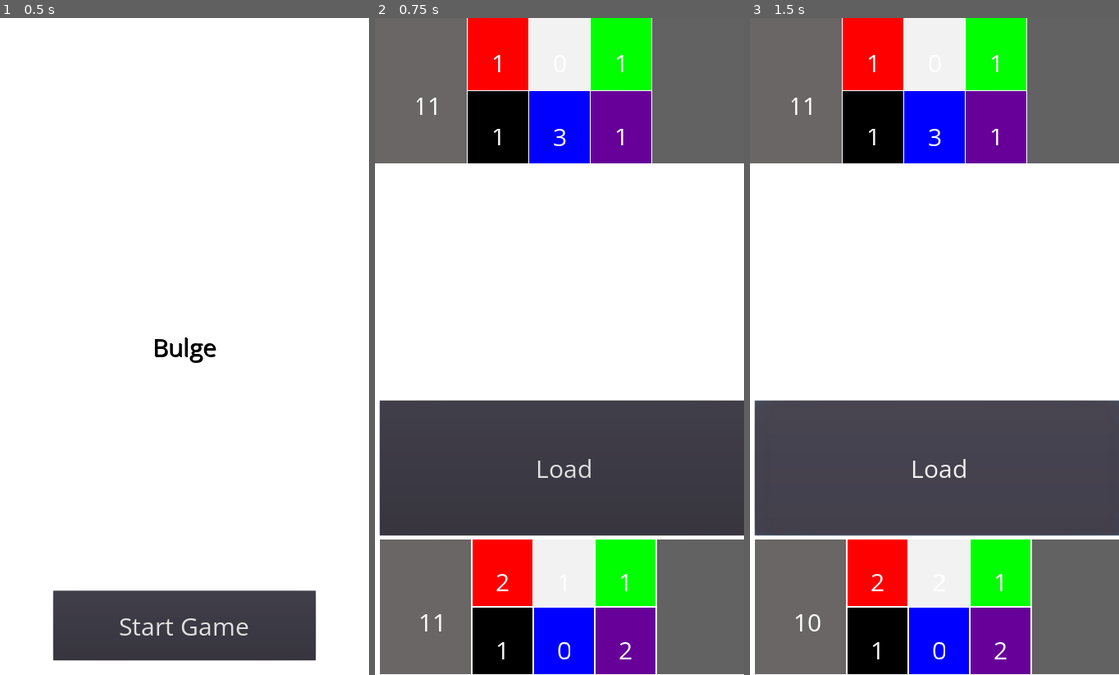
Above: before the commit, frames 1-3 (left to right).
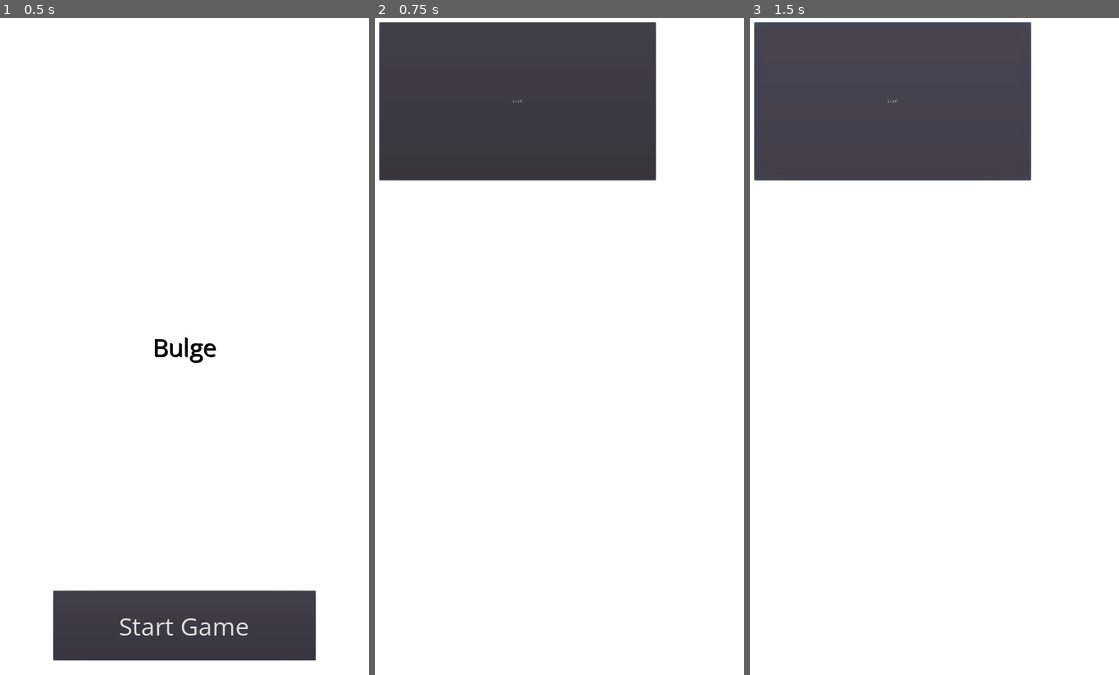
Above: after the commit, the same moments.

Repository: lieuzhenghong/bulge
Game: Godot game, scene res://TitleScreen.tscn
Same seed, same stepped clock (60 frames per second), same inputs: the game is played once before the commit and once after it.
Inputs:
- Up to frame 1 (0.5 s): no input
- Up to frame 2 (0.75 s): click "Start Game" at 0.5 s
- Up to frame 3 (1.5 s): click "Load" at 1.25 s

Frame 1 is identical in both runs. In frame 2, 62% of the frame differs, in the area x 0-100%, y 0-100%; in frame 3, 62%.
Error after the commit: Invalid get index 'DECKPILE_EMPTY' (on base: 'null instance'). (res://Pile/Piles.gd:7)

Commit message:
temp

Diff:
--- a/ActivePlayer.tscn
+++ /dev/null
@@ -1,36 +0,0 @@
-[gd_scene load_steps=4 format=2]
-
-[ext_resource path="res://Player.tscn" type="PackedScene" id=1]
-[ext_resource path="res://assets/OpenSans-VariableFont_wdth,wght.ttf" type="DynamicFontData" id=5]
-
-[sub_resource type="DynamicFont" id=1]
-size = 72
-font_data = ExtResource( 5 )
-
-[node name="ActivePlayer" instance=ExtResource( 1 )]
-
-[node name="ActionArea" type="VSplitContainer" parent="." index="0"]
-margin_right = 1080.0
-margin_bottom = 394.0
-size_flags_horizontal = 3
-size_flags_vertical = 3
-
-[node name="LoadButton" type="Button" parent="ActionArea" index="0"]
-margin_right = 1080.0
-margin_bottom = 394.0
-custom_fonts/font = SubResource( 1 )
-text = "Load"
-
-[node name="HandArea" parent="." index="1"]
-margin_top = 406.0
-
-[node name="Deck" parent="HandArea" index="0"]
-margin_bottom = 394.0
-
-[node name="Hand" parent="HandArea" index="1"]
-margin_bottom = 394.0
-
-[node name="DiscardPile" parent="HandArea" index="2"]
-margin_bottom = 394.0
-
-[connection signal="pressed" from="ActionArea/LoadButton" to="." method="_on_LoadButton_pressed"]
--- /dev/null
+++ b/Actors/ActivePlayer.tscn
@@ -0,0 +1,7 @@
+[gd_scene load_steps=2 format=2]
+
+[ext_resource path="res://Pile/Piles.tscn" type="PackedScene" id=1]
+
+[node name="Node" type="Node"]
+
+[node name="Piles" parent="." instance=ExtResource( 1 )]
--- /dev/null
+++ b/Actors/OpponentPlayer.tscn
@@ -0,0 +1,3 @@
+[gd_scene format=2]
+
+[node name="Node" type="Node"]
--- /dev/null
+++ b/Actors/Player.tscn
@@ -0,0 +1,3 @@
+[gd_scene format=2]
+
+[node name="Node" type="Node"]
--- a/Deck.gd
+++ /dev/null
@@ -1,10 +0,0 @@
-extends "res://Pile.gd"
-# Called when the node enters the scene tree for the first time.
-func _ready():
-	self.contents = [3,3,3,3,3,3]
-
-func _process(_delta):
-	var sum = 0
-	for i in range(self.contents.size()):
-		sum += self.contents[i]
-	$Label.text = str(sum)
--- a/Deck.tscn
+++ /dev/null
@@ -1,26 +0,0 @@
-[gd_scene load_steps=4 format=2]
-
-[ext_resource path="res://Deck.gd" type="Script" id=1]
-[ext_resource path="res://assets/OpenSans-VariableFont_wdth,wght.ttf" type="DynamicFontData" id=2]
-
-[sub_resource type="DynamicFont" id=1]
-size = 72
-font_data = ExtResource( 2 )
-
-[node name="Deck" type="ColorRect"]
-margin_right = 40.0
-margin_bottom = 40.0
-script = ExtResource( 1 )
-
-[node name="Label" type="Label" parent="."]
-anchor_left = 0.5
-anchor_top = 0.5
-anchor_right = 0.5
-anchor_bottom = 0.5
-margin_left = -20.0
-margin_top = -7.0
-margin_right = 20.0
-margin_bottom = 7.0
-custom_fonts/font = SubResource( 1 )
-align = 1
-valign = 1
--- a/DiscardPile.gd
+++ /dev/null
@@ -1,14 +0,0 @@
-extends "res://Pile.gd"
-
-# Declare member variables here. Examples:
-# var a = 2
-# var b = "text"
-
-
-# Called when the node enters the scene tree for the first time.
-func _ready():
-	pass # Replace with function body.
-
-# Called every frame. 'delta' is the elapsed time since the previous frame.
-#func _process(delta):
-#	pass
--- a/GameGlobals.gd
+++ /dev/null
@@ -1,16 +0,0 @@
-extends Node
-
-
-# Declare member variables here. Examples:
-# var a = 2
-# var b = "text"
-export var turn = 1
-
-# Called when the node enters the scene tree for the first time.
-func _ready():
-	pass
-
-
-# Called every frame. 'delta' is the elapsed time since the previous frame.
-#func _process(delta):
-#	pass
--- a/GameGlobals.tscn
+++ b/GameGlobals.tscn
@@ -1,8 +1,55 @@
 [gd_scene load_steps=5 format=2]
 
-[ext_resource path="res://GameGlobals.gd" type="Script" id=1]
-[ext_resource path="res://Stack.gd" type="Script" id=2]
 [ext_resource path="res://Trigger.gd" type="Script" id=3]
+
+[sub_resource type="GDScript" id=2]
+script/source = "extends Node
+
+
+# Declare member variables here. Examples:
+# var a = 2
+# var b = \"text\"
+export var turn = 1
+
+# Called when the node enters the scene tree for the first time.
+func _ready():
+	pass
+
+
+# Called every frame. 'delta' is the elapsed time since the previous frame.
+#func _process(delta):
+#	pass
+
+
+"
+
+[sub_resource type="GDScript" id=3]
+script/source = "extends Node
+
+
+# Declare member variables here. Examples:
+# var a = 2
+# var b = \"text\"
+
+export var stack = []
+
+# Called when the node enters the scene tree for the first time.
+func _ready():
+	pass # Replace with function body.
+
+
+# Called every frame. 'delta' is the elapsed time since the previous frame.
+#func _process(delta):
+#	pass
+
+func push(trigger):
+	pass
+
+# Pop
+func pop():
+	pass
+
+"
 
 [sub_resource type="GDScript" id=1]
 script/source = "extends \"Trigger.gd\"
@@ -14,10 +61,10 @@
 "
 
 [node name="GameGlobals" type="Node"]
-script = ExtResource( 1 )
+script = SubResource( 2 )
 
 [node name="Stack" type="Node" parent="."]
-script = ExtResource( 2 )
+script = SubResource( 3 )
 
 [node name="Trigger" type="Node" parent="."]
 script = ExtResource( 3 )
--- /dev/null
+++ b/Globals.gd
@@ -0,0 +1,3 @@
+extends Node
+
+const DECK_EMPTY = 1
--- a/Hand.gd
+++ /dev/null
@@ -1,20 +0,0 @@
-extends "res://Pile.gd"
-
-# Called when the node enters the scene tree for the first time.
-func _ready():
-	self.contents = [0,0,0,0,0,0]
-	$GridContainer/RedManaButton.color = Color(1, 0, 0, 1)
-	$GridContainer/WhiteManaButton.color = Color(0.95, 0.95, 0.95, 1)
-	$GridContainer/GreenManaButton.color = Color(0, 1, 0, 1)
-	$GridContainer/BlackManaButton.color = Color(0, 0, 0, 1)
-	$GridContainer/BlueManaButton.color = Color(0, 0, 1, 1)
-	$GridContainer/PurpleManaButton.color = Color(0.4, 0, 0.6, 1)
-
-# TODO obviously dirty as hell, don't hardcode these values
-func _process(_delta):
-	$GridContainer/RedManaButton.mana_value = self.contents[0]
-	$GridContainer/WhiteManaButton.mana_value = self.contents[1]
-	$GridContainer/GreenManaButton.mana_value = self.contents[2]
-	$GridContainer/BlackManaButton.mana_value = self.contents[3]
-	$GridContainer/BlueManaButton.mana_value = self.contents[4]
-	$GridContainer/PurpleManaButton.mana_value = self.contents[5]
--- a/Hand.tscn
+++ /dev/null
@@ -1,45 +0,0 @@
-[gd_scene load_steps=3 format=2]
-
-[ext_resource path="res://Hand.gd" type="Script" id=1]
-[ext_resource path="res://ManaButton.tscn" type="PackedScene" id=2]
-
-[node name="Hand" type="ColorRect"]
-script = ExtResource( 1 )
-
-[node name="GridContainer" type="GridContainer" parent="."]
-anchor_right = 1.0
-anchor_bottom = 1.0
-size_flags_horizontal = 3
-size_flags_vertical = 3
-columns = 3
-
-[node name="RedManaButton" parent="GridContainer" instance=ExtResource( 2 )]
-margin_right = 0.0
-margin_bottom = 0.0
-
-[node name="WhiteManaButton" parent="GridContainer" instance=ExtResource( 2 )]
-margin_left = 4.0
-margin_right = 4.0
-margin_bottom = 0.0
-
-[node name="GreenManaButton" parent="GridContainer" instance=ExtResource( 2 )]
-margin_left = 8.0
-margin_right = 8.0
-margin_bottom = 0.0
-
-[node name="BlackManaButton" parent="GridContainer" instance=ExtResource( 2 )]
-margin_top = 4.0
-margin_right = 0.0
-margin_bottom = 4.0
-
-[node name="BlueManaButton" parent="GridContainer" instance=ExtResource( 2 )]
-margin_left = 4.0
-margin_top = 4.0
-margin_right = 4.0
-margin_bottom = 4.0
-
-[node name="PurpleManaButton" parent="GridContainer" instance=ExtResource( 2 )]
-margin_left = 8.0
-margin_top = 4.0
-margin_right = 8.0
-margin_bottom = 4.0
--- a/LoadTrigger.gd
+++ /dev/null
@@ -1,9 +0,0 @@
-extends "Trigger.gd"
-
-signal load_resolved
-
-func resolve():
-	var mana = $HandArea/Hand.receive_mana($HandArea/Deck.give_random_mana())
-	if mana == -1:
-		return
-	emit_signal("load_resolved", get_parent().name)
--- a/Main.tscn
+++ b/Main.tscn
@@ -1,8 +1,8 @@
 [gd_scene load_steps=4 format=2]
 
 [ext_resource path="res://Main.gd" type="Script" id=1]
-[ext_resource path="res://ActivePlayer.tscn" type="PackedScene" id=2]
-[ext_resource path="res://OpponentPlayer.tscn" type="PackedScene" id=3]
+[ext_resource path="res://Actors/ActivePlayer.tscn" type="PackedScene" id=2]
+[ext_resource path="res://Actors/OpponentPlayer.tscn" type="PackedScene" id=3]
 
 [node name="Control" type="Control"]
 anchor_right = 1.0
@@ -15,10 +15,5 @@
 rect_min_size = Vector2( 1080, 1920 )
 
 [node name="ActivePlayer" parent="ColorRect" instance=ExtResource( 2 )]
-margin_left = -526.0
-margin_top = 1118.0
-margin_right = 554.0
-margin_bottom = 1918.0
 
 [node name="OpponentPlayer" parent="ColorRect" instance=ExtResource( 3 )]
-margin_bottom = 424.0
--- a/OpponentPlayer.tscn
+++ /dev/null
@@ -1,5 +0,0 @@
-[gd_scene load_steps=2 format=2]
-
-[ext_resource path="res://Player.tscn" type="PackedScene" id=1]
-
-[node name="OpponentPlayer" instance=ExtResource( 1 )]
--- a/Pile.gd
+++ /dev/null
@@ -1,36 +0,0 @@
-extends ColorRect
-
-export var contents = [0,0,0,0,0,0,0]
-
-# return color of mana if successfully load else -1
-func receive_mana(mana_index):
-	assert(mana_index <= self.contents.size())
-	if mana_index != -1:
-		self.contents[mana_index] += 1
-	return mana_index
-
-func give_mana(mana_index):
-	print(str(mana_index))
-	if mana_index == -1:
-		return mana_index
-	self.contents[mana_index] -= 1
-	return mana_index
-
-func give_random_mana():
-	var valid_draw = false
-	var prospective_draw
-
-	if self.contents.max() == 0:
-		return give_mana(-1)
-
-	while not valid_draw:
-		prospective_draw = randi() % 6
-		assert(prospective_draw >= 0 and prospective_draw < 6)
-		if self.contents[prospective_draw] > 0:
-			valid_draw = true
-			return give_mana(prospective_draw)
-
-
-# Called when the node enters the scene tree for the first time.
-func _ready():
-	pass # Replace with function body.
--- a/Pile.tscn
+++ /dev/null
@@ -1,8 +0,0 @@
-[gd_scene load_steps=2 format=2]
-
-[ext_resource path="res://Pile.gd" type="Script" id=1]
-
-[node name="Pile" type="ColorRect"]
-margin_right = 40.0
-margin_bottom = 40.0
-script = ExtResource( 1 )
--- /dev/null
+++ b/Pile/DeckPile.gd
@@ -0,0 +1,16 @@
+extends Node
+
+onready var globals = $Globals
+
+var contents = [6,6,0,0,0,0]
+
+func load():
+	var i = 0
+	while contents[i] <= 0:
+		if i >= contents.size():
+			return globals.DECKPILE_EMPTY
+		i += 1
+	return i
+
+func str():
+	return PoolStringArray(contents).join("")
--- /dev/null
+++ b/Pile/DeckPile.tscn
@@ -0,0 +1,6 @@
+[gd_scene load_steps=2 format=2]
+
+[ext_resource path="res://Pile/DeckPile.gd" type="Script" id=1]
+
+[node name="Node" type="Node"]
+script = ExtResource( 1 )
--- a/DiscardPile.tscn
+++ b/Pile/DiscardPile.tscn
@@ -1,8 +1,8 @@
 [gd_scene load_steps=2 format=2]
 
-[ext_resource path="res://DiscardPile.gd" type="Script" id=1]
+[sub_resource type="GDScript" id=1]
 
 [node name="DiscardPile" type="ColorRect"]
 margin_right = 40.0
 margin_bottom = 40.0
-script = ExtResource( 1 )
+script = SubResource( 1 )
--- /dev/null
+++ b/Pile/HandPile.gd
@@ -0,0 +1,12 @@
+extends Node
+
+onready var globals = $Globals
+
+var contents = [0,0,0,0,0,0]
+
+func add(card_type):
+	assert(card_type <= contents.size)
+	contents[card_type] += 1
+
+func str():
+	return PoolStringArray(contents).join("")
--- /dev/null
+++ b/Pile/HandPile.tscn
@@ -0,0 +1,6 @@
+[gd_scene load_steps=2 format=2]
+
+[ext_resource path="res://Pile/HandPile.gd" type="Script" id=1]
+
+[node name="Node" type="Node"]
+script = ExtResource( 1 )
--- /dev/null
+++ b/Pile/Piles.gd
@@ -0,0 +1,15 @@
+extends Node
+
+onready var globals = $Globals
+
+func load_card():
+	var loaded = $DeckPile.load()
+	if loaded == globals.DECKPILE_EMPTY:
+		print("out of cards!")
+		return
+	$HandPile.add(loaded)
+	print("Deck:" + $DeckPile.str())
+
+
+func _on_Button_pressed():
+	load_card()
--- /dev/null
+++ b/Pile/Piles.tscn
@@ -0,0 +1,25 @@
+[gd_scene load_steps=4 format=2]
+
+[ext_resource path="res://Pile/HandPile.gd" type="Script" id=1]
+[ext_resource path="res://Pile/DeckPile.gd" type="Script" id=2]
+[ext_resource path="res://Pile/Piles.gd" type="Script" id=3]
+
+[node name="Piles" type="Node"]
+script = ExtResource( 3 )
+
+[node name="HandPile" type="Node" parent="."]
+script = ExtResource( 1 )
+
+[node name="DiscardPile" type="Node" parent="."]
+
+[node name="DeckPile" type="Node" parent="."]
+script = ExtResource( 2 )
+
+[node name="Button" type="Button" parent="."]
+margin_left = 13.0
+margin_top = 13.0
+margin_right = 822.0
+margin_bottom = 474.0
+text = "Load"
+
+[connection signal="pressed" from="Button" to="." method="_on_Button_pressed"]
--- a/Player.gd
+++ /dev/null
@@ -1,32 +0,0 @@
-extends VSplitContainer
-
-# Called when the node enters the scene tree for the first time.
-func _ready():
-	randomize()
-	draw_initial_hand()
-
-# Called every frame. 'delta' is the elapsed time since the previous frame.
-#func _process(delta):
-#	pass
-
-# This needs to be refactored
-func draw_initial_hand():
-	for _i in range(7):
-		print("Drawing card...")
-		$HandArea/Hand.receive_mana($HandArea/Deck.give_random_mana())
-
-func load_mana():
-	$HandArea/Hand.receive_mana($HandArea/Deck.give_random_mana())
-
-func surface():
-	var discard_pile_is_empty = false
-	while not discard_pile_is_empty:
-		var mana_index = $HandArea/DiscardPile.give_random_mana()
-		$HandArea/Deck.receive_mana(mana_index)
-		if mana_index == -1:
-			discard_pile_is_empty = true
-
-
-func _on_LoadButton_pressed():
-	print("LoadButton Pressed!!")
-	load_mana()
--- a/Player.tscn
+++ /dev/null
@@ -1,47 +0,0 @@
-[gd_scene load_steps=6 format=2]
-
-[ext_resource path="res://Deck.tscn" type="PackedScene" id=1]
-[ext_resource path="res://Hand.tscn" type="PackedScene" id=2]
-[ext_resource path="res://DiscardPile.tscn" type="PackedScene" id=3]
-[ext_resource path="res://Player.gd" type="Script" id=4]
-[ext_resource path="res://LoadTrigger.gd" type="Script" id=6]
-
-[node name="Player" type="VSplitContainer"]
-anchor_left = 0.5
-anchor_right = 0.5
-margin_left = -540.0
-margin_right = 540.0
-margin_bottom = 800.0
-script = ExtResource( 4 )
-
-[node name="HandArea" type="HBoxContainer" parent="."]
-margin_right = 1080.0
-margin_bottom = 800.0
-size_flags_horizontal = 3
-size_flags_vertical = 3
-
-[node name="Deck" parent="HandArea" instance=ExtResource( 1 )]
-margin_right = 268.0
-margin_bottom = 800.0
-size_flags_horizontal = 3
-size_flags_vertical = 3
-color = Color( 0.415686, 0.4, 0.4, 1 )
-
-[node name="Hand" parent="HandArea" instance=ExtResource( 2 )]
-margin_left = 272.0
-margin_right = 808.0
-margin_bottom = 800.0
-size_flags_horizontal = 3
-size_flags_vertical = 3
-size_flags_stretch_ratio = 2.0
-
-[node name="DiscardPile" parent="HandArea" instance=ExtResource( 3 )]
-margin_left = 812.0
-margin_right = 1080.0
-margin_bottom = 800.0
-size_flags_horizontal = 3
-size_flags_vertical = 3
-color = Color( 0.388235, 0.384314, 0.384314, 1 )
-
-[node name="LoadTrigger" type="Node" parent="."]
-script = ExtResource( 6 )
--- a/Stack.gd
+++ /dev/null
@@ -1,24 +0,0 @@
-extends Node
-
-
-# Declare member variables here. Examples:
-# var a = 2
-# var b = "text"
-
-export var stack = []
-
-# Called when the node enters the scene tree for the first time.
-func _ready():
-	pass # Replace with function body.
-
-
-# Called every frame. 'delta' is the elapsed time since the previous frame.
-#func _process(delta):
-#	pass
-
-func push(trigger):
-	pass
-
-# Pop
-func pop():
-	pass
--- /dev/null
+++ b/Triggers/LoadTrigger.gd
@@ -0,0 +1,9 @@
+
+
+#signal load_resolved
+
+#func resolve():
+#	var mana = $HandArea/Hand.receive_mana($HandArea/Deck.give_random_mana())
+#	if mana == -1:
+#		return
+#	emit_signal("load_resolved", get_parent().name)
--- a/project.godot
+++ b/project.godot
@@ -16,7 +16,7 @@
 
 [autoload]
 
-Game="*res://GameGlobals.tscn"
+Globals="*res://Globals.gd"
 
 [display]
 
